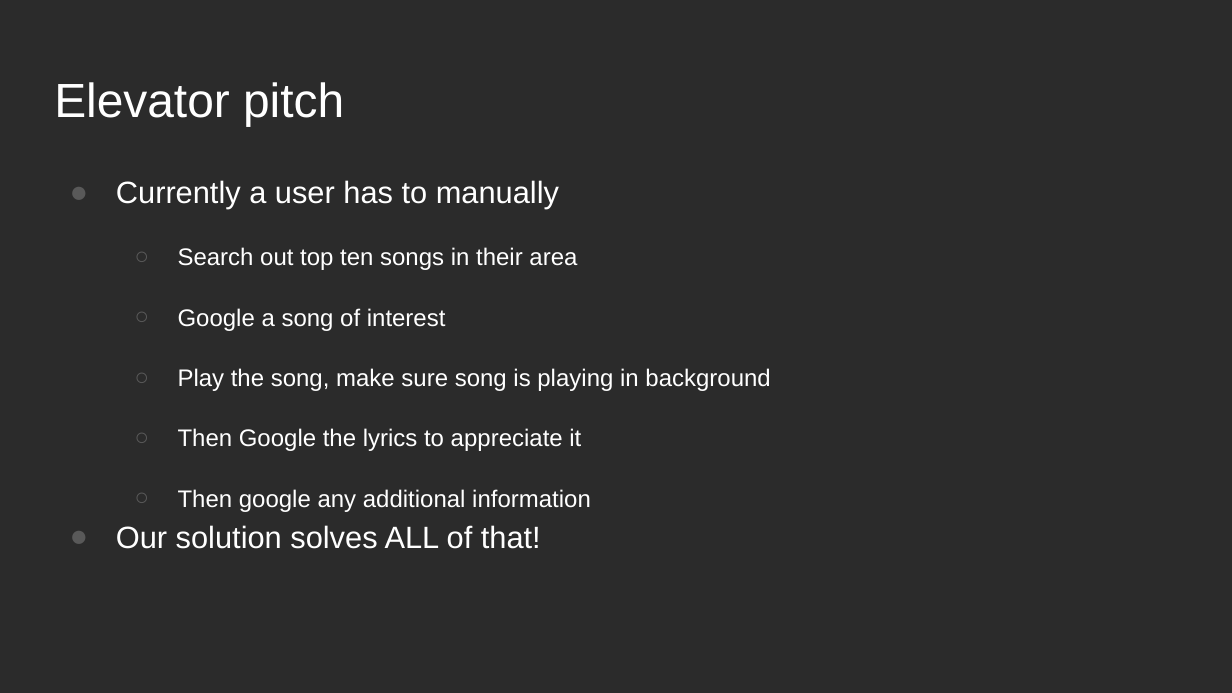
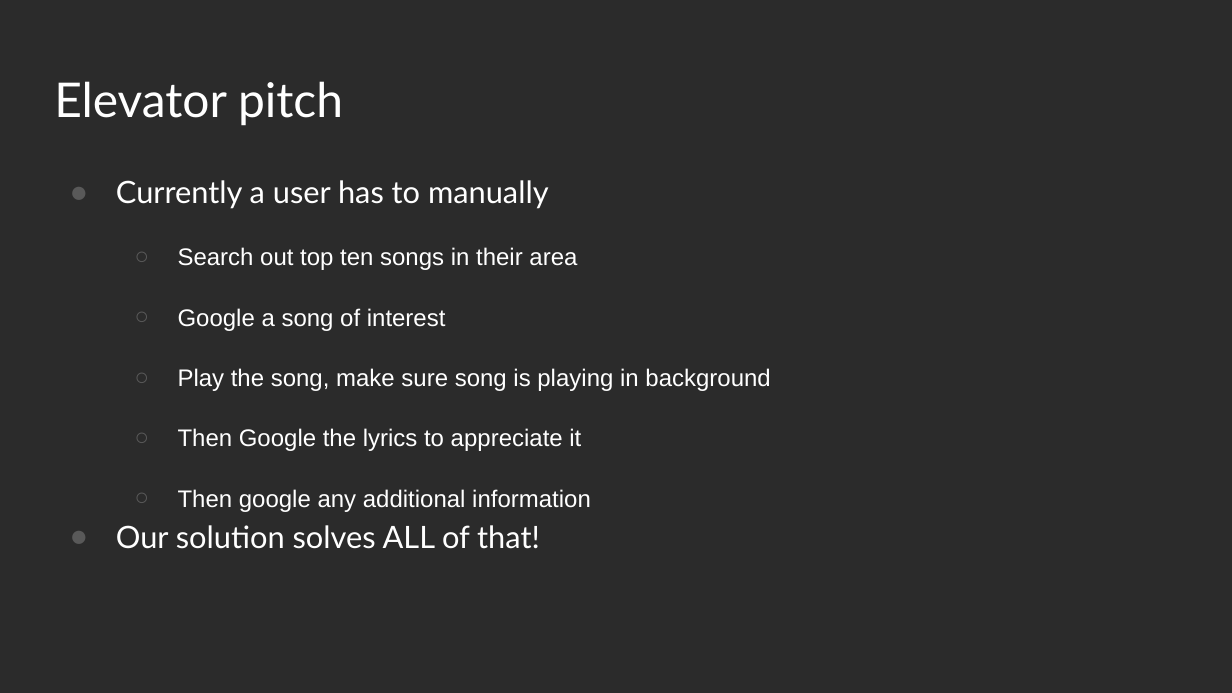
Before and after one commit to rschragger/MAR, a slide deck: slide 2 of project/MAR Project-Presentation.pptx. Drawn at 1232x693 pixels with LibreOffice and Linux fonts; fonts in the diff are those of the drawing; background and template pictures are left out; a plain dark background stands for a picture behind light text. Boxes give left, top, right and bottom in pixels: in the first picture for what was removed or moved away, otherwise in the second. Text is boxed around its words. In the diff, an @@ line names an element or a change of style, - is before the commit and + after.

```diff
--- a/project/MAR Project-Presentation.pptx
+++ b/project/MAR Project-Presentation.pptx
@@ title "Elevator pitch" at box(54, 81, 343, 126): font Arial to Lato @@
@@ text at box(116, 180, 549, 549): font Arial to Lato in "Currently a user has to manually", "Our solution solves ALL of that!" @@
```
Also in this commit, not shown: 9 other slides changed.
